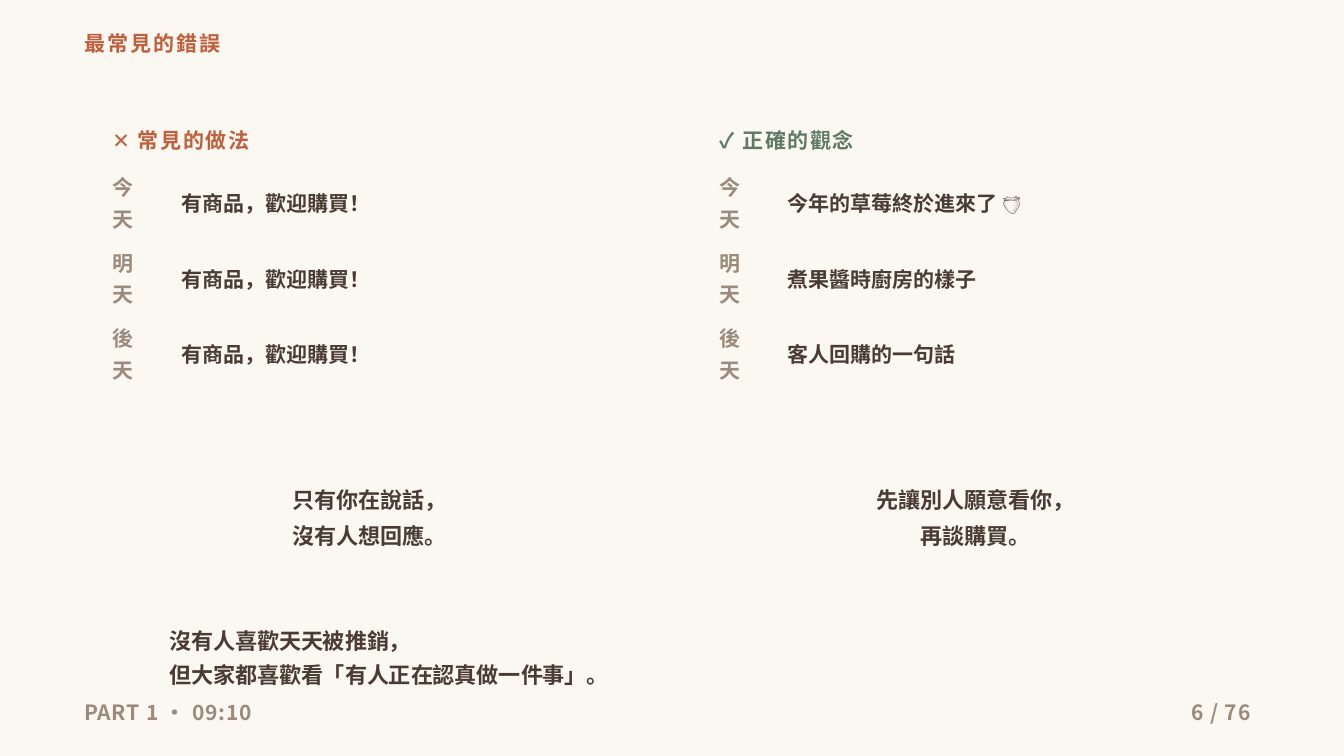
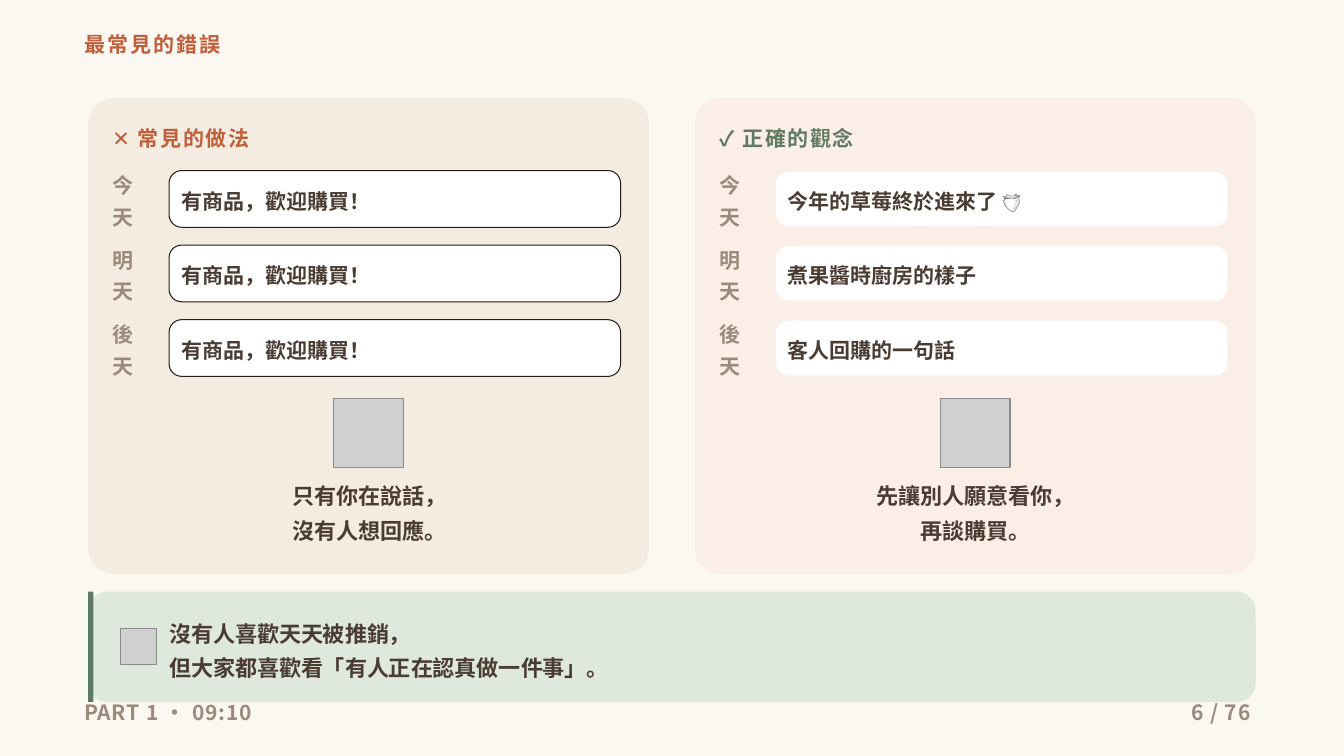
Before and after one commit to ja9705110/gogoeveryday, a slide deck: slide 6 of social-course/social-media-course-deck.pptx. Drawn at 1344x756 pixels with LibreOffice and Linux fonts; fonts in the diff are those of the drawing; grey boxes stand for pictures; background and template pictures are left out. Boxes give left, top, right and bottom in pixels: in the first picture for what was removed or moved away, otherwise in the second. Text is boxed around its words. In the diff, an @@ line names an element or a change of style, - is before the commit and + after.

```diff
--- a/social-course/social-media-course-deck.pptx
+++ b/social-course/social-media-course-deck.pptx
@@ rounded rectangle added at <box>89,98,649,574</box>, fill #F4ECE1 @@
@@ rounded rectangle added at <box>696,98,1256,574</box>, fill #FBEEE6 @@
@@ rounded rectangle added at <box>169,170,621,227</box>, fill #FFFFFF, outline #241C17 0.75 pt @@
@@ rounded rectangle added at <box>776,171,1228,226</box>, fill #FFFFFF @@
@@ rounded rectangle added at <box>169,245,621,301</box>, fill #FFFFFF, outline #241C17 0.75 pt @@
@@ rounded rectangle added at <box>776,246,1228,300</box>, fill #FFFFFF @@
@@ rounded rectangle added at <box>169,320,621,376</box>, fill #FFFFFF, outline #241C17 0.75 pt @@
@@ rounded rectangle added at <box>776,321,1228,375</box>, fill #FFFFFF @@
@@ picture added at <box>334,398,403,468</box> @@
@@ picture added at <box>941,398,1010,468</box> @@
@@ rounded rectangle added at <box>89,592,1256,702</box>, fill #DFE8DC @@
@@ rectangle added at <box>89,592,94,702</box>, fill #5F7A63 @@
@@ picture added at <box>121,629,156,664</box> @@
@@ 9 texts: place and size @@
-9 texts at <box>112,269,1075,685</box>
+9 texts at <box>112,265,1075,678</box>
```
Also in this commit, not shown: 75 other slides changed, 9 other files.
